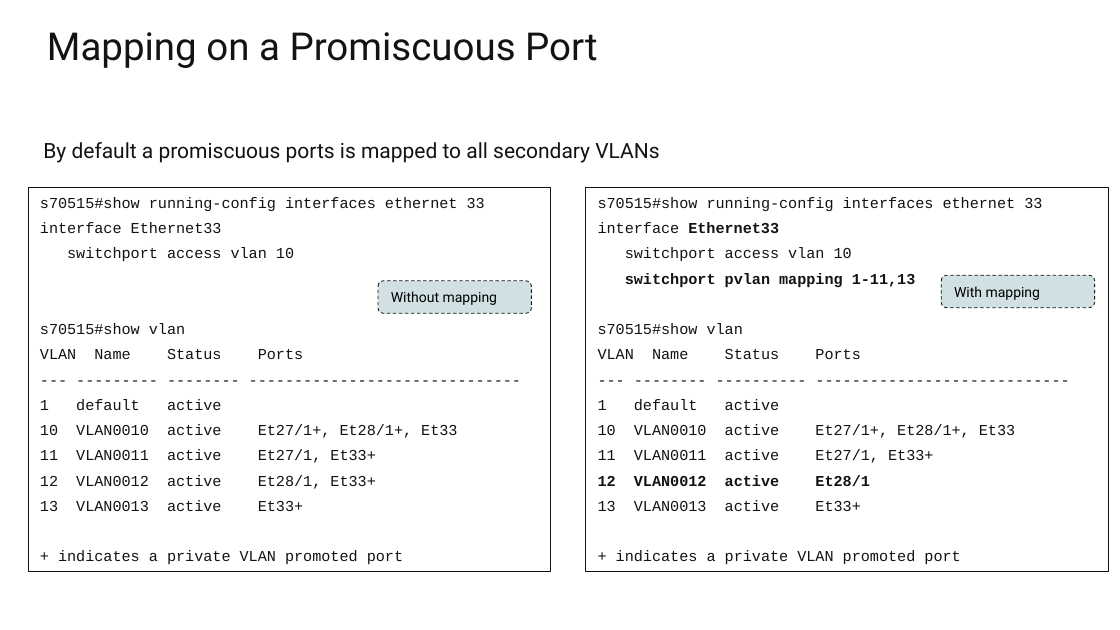
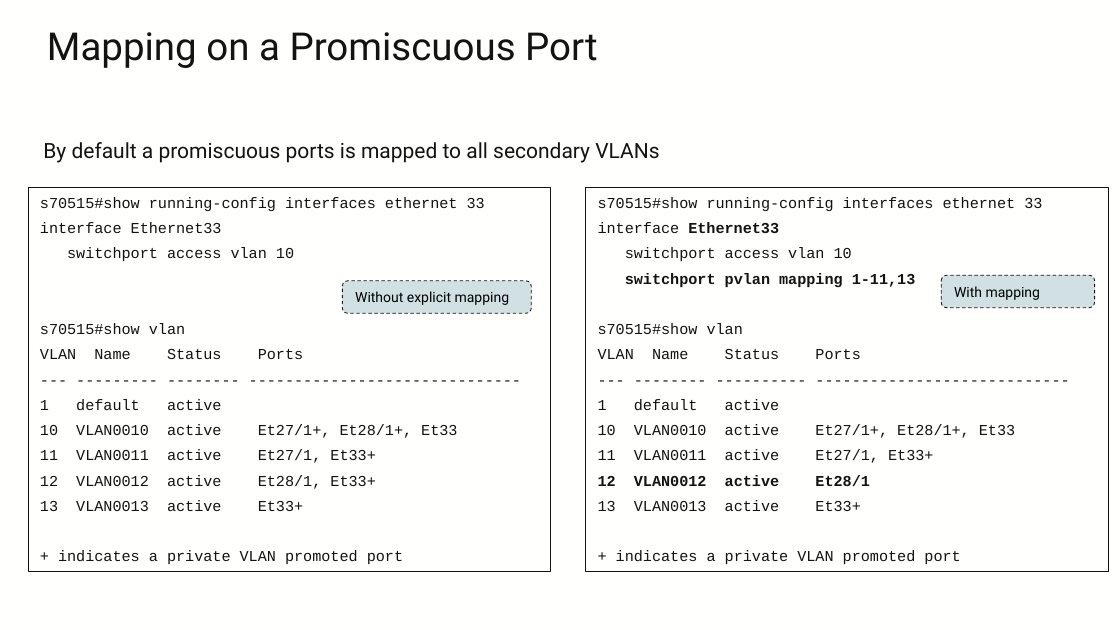
Before and after one commit to ksator/pvlan_evpn_vxlan, a slide deck: slide 9 of PVLAN_EVPN_VXLAN.pptx. Drawn at 1120x630 pixels with LibreOffice and Linux fonts; fonts in the diff are those of the drawing; background and template pictures are left out. Boxes give left, top, right and bottom in pixels: in the first picture for what was removed or moved away, otherwise in the second. Text is boxed around its words. In the diff, an @@ line names an element or a change of style, - is before the commit and + after.

```diff
--- a/PVLAN_EVPN_VXLAN.pptx
+++ b/PVLAN_EVPN_VXLAN.pptx
@@ rounded rectangle "Without explicit mapping": place and size @@
-rounded rectangle "Without explicit mapping" at box(378, 281, 532, 313)
+rounded rectangle "Without explicit mapping" at box(343, 281, 532, 313)
@@ text in rounded rectangle at box(355, 291, 510, 305): text changed @@
-Without mapping
+Without explicit mapping
```
Also in this commit, not shown: 11 other slides changed, 1 slide added.
